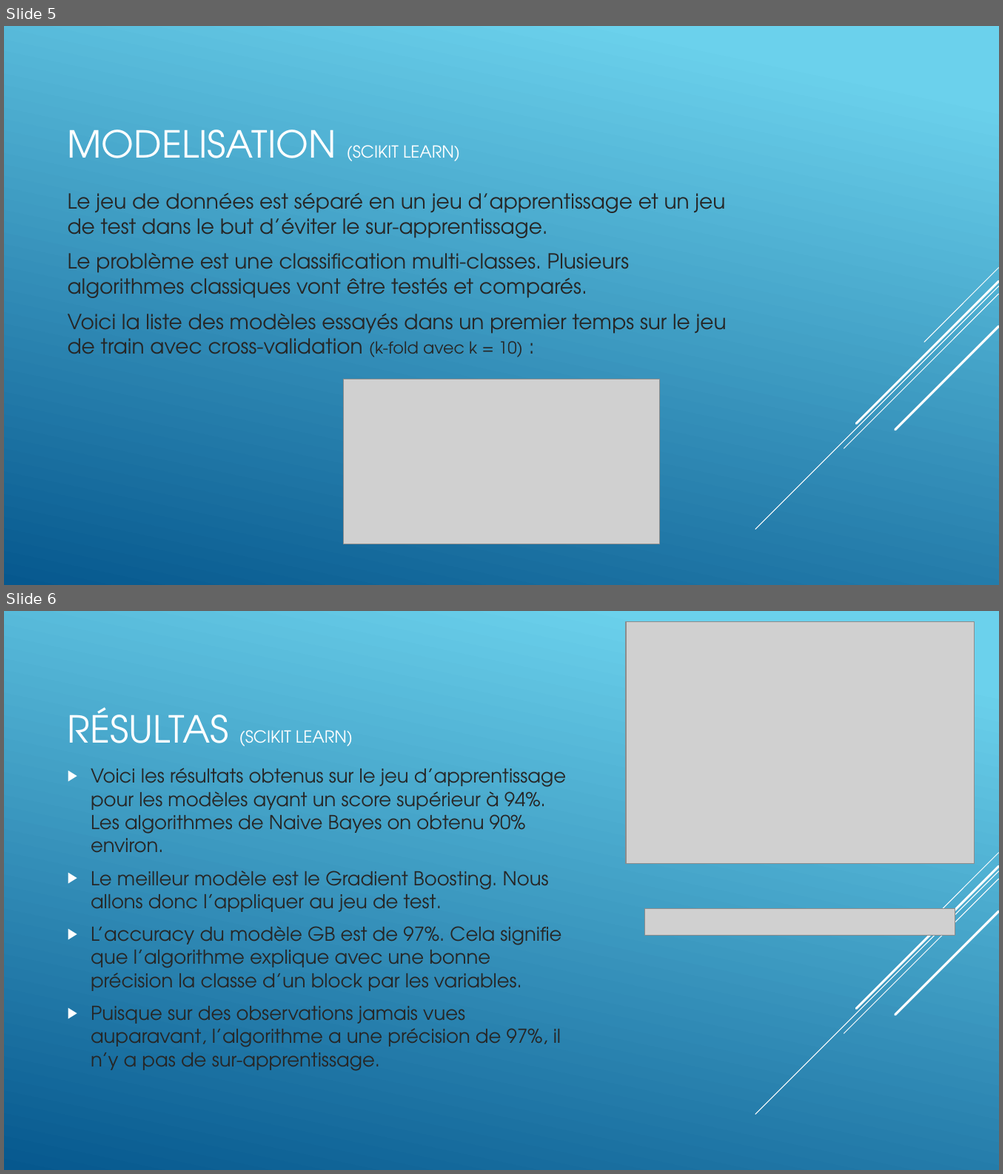
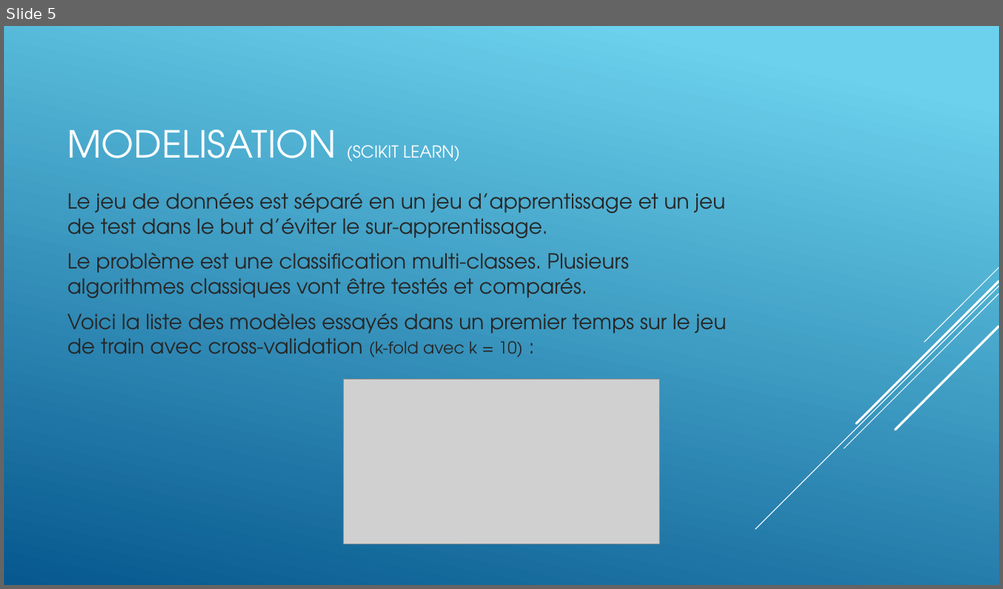
Before and after one commit to paulchartier/PythonForDataAnalysis, a slide deck: Projet final.pptx. Shown one above the other, each under a label of ours: slides 5 and 6 before the commit, slide 5 after it. The pictures are 1003x1174 and 1003x589 pixels, drawn with LibreOffice and Linux fonts; fonts in the diff are those of the drawing; grey boxes stand for pictures. Boxes give left, top, right and bottom in pixels: in the first picture for what was removed or moved away, otherwise in the second. Text is boxed around its words. In the diff, an @@ line names an element or a change of style, - is before the commit and + after.

```diff
--- a/Projet final.pptx
+++ b/Projet final.pptx
@@ slide 6 removed at <box>4,611,999,1170</box>, background gradient #6ED2EB to #06588E; not listed: 5 template elements that a slide beside it also shows @@
@@ picture removed at <box>626,621,974,863</box> @@
@@ title removed at <box>68,707,353,746</box> @@
-RÉSULTAS (SCIKIT LEARN)
@@ text removed at <box>91,786,561,1071</box> @@
-▶ Voici les résultats obtenus sur le jeu d’apprentissage pour les modèles ayant un score supérieur à 94%. Les algorithmes de Naive Bayes on obtenu 90% environ.
-▶ Le meilleur modèle est le Gradient Boosting. Nous allons donc l’appliquer au jeu de test.
-▶ L’accuracy du modèle GB est de 97%. Cela signifie que l’algorithme explique avec une bonne précision la classe d’un block par les variables.
-▶ Puisque sur des observations jamais vues auparavant, l’algorithme a une précision de 97%, il n’y a pas de sur-apprentissage.
@@ picture removed at <box>645,908,955,936</box> @@
```
Also in this commit, not shown: 2 slides added, 1 other file.
